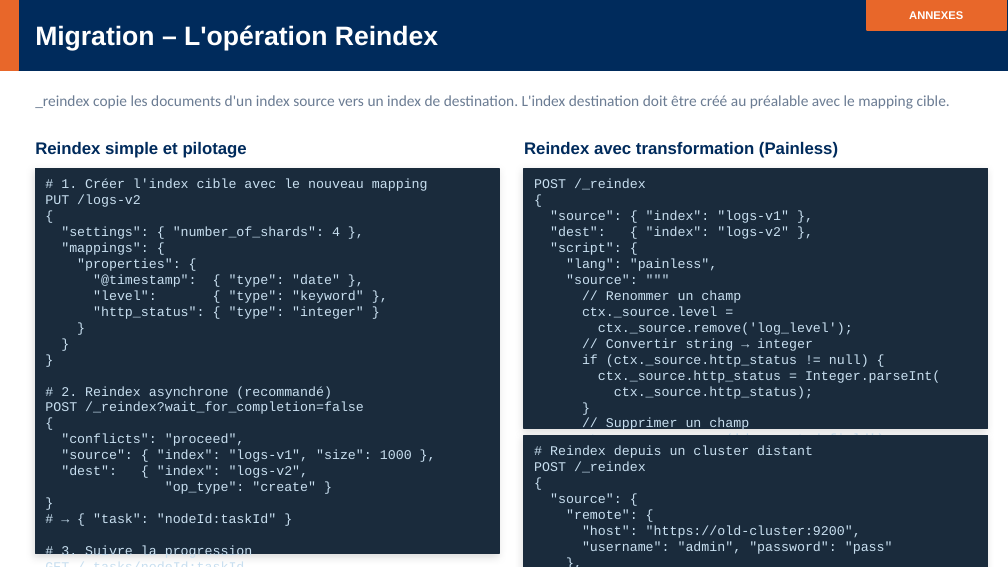
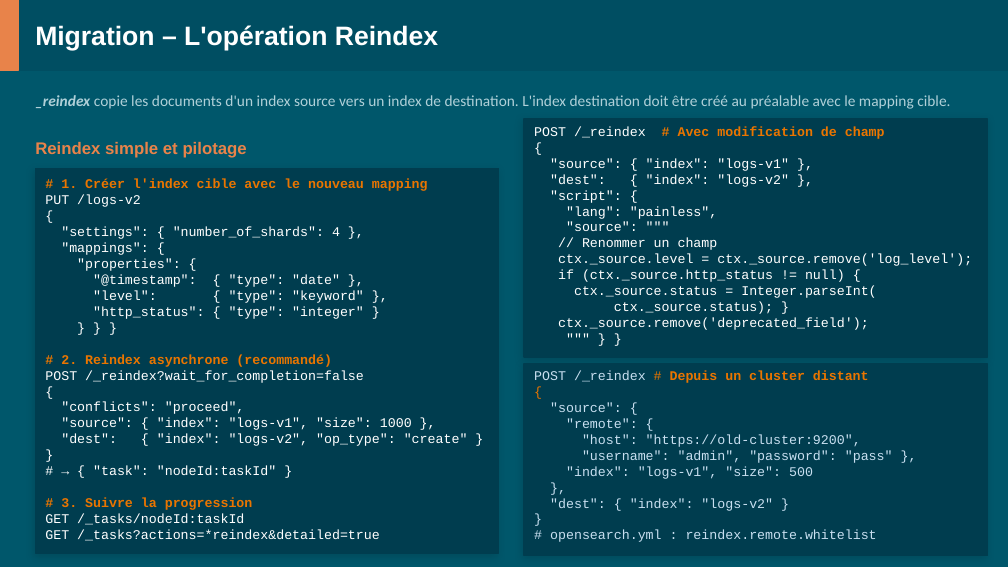
Before and after one commit to dthibau/opensearch, a slide deck: slide 70 of opensearch.pptx (slide 58 before the commit). Drawn at 1008x567 pixels with LibreOffice and Linux fonts; fonts in the diff are those of the drawing. Boxes give left, top, right and bottom in pixels: in the first picture for what was removed or moved away, otherwise in the second. Text is boxed around its words. In the diff, an @@ line names an element or a change of style, - is before the commit and + after.

```diff
--- a/opensearch.pptx
+++ b/opensearch.pptx
@@ background #FFFFFF to #00576B @@
@@ rectangle at bbox=[0, 0, 1008, 71]: fill #002B5C to #004E62; outline #002B5C 1 pt to #004E62 1 pt @@
@@ rectangle at bbox=[0, 0, 18, 71]: fill #E8672A to #E8834A; outline #E8672A 1 pt to #E8834A 1 pt @@
@@ rectangle removed at bbox=[867, 0, 1006, 30] @@
@@ text removed at bbox=[909, 11, 963, 19] @@
-ANNEXES
@@ text "_reindex copie les documents d'un ..." at bbox=[35, 95, 950, 109]: text colour #6B7C93 to #B0D0D8; bold on, italic on in "_reindex" @@
@@ fill #1A2B3C to #003D4F; outline #1A2B3C 1 pt to #003D4F 1 pt in 3 elements at bbox=[35, 168, 499, 553], bbox=[524, 364, 988, 555], bbox=[524, 119, 988, 357] @@
@@ rectangle: place and size @@
-rectangle at bbox=[524, 168, 988, 428]
+rectangle at bbox=[524, 119, 988, 357]
@@ text "Reindex simple et pilotage" at bbox=[35, 142, 247, 158]: text colour #002B5C to #E8834A @@
@@ text removed at bbox=[524, 142, 838, 158] @@
-Reindex avec transformation (Painless)
@@ text at bbox=[534, 126, 885, 139]: text changed; text colour #C8DFF0 to #EA7500; bold on @@
-POST /_reindex
+POST /_reindex # Avec modification de champ
@@ text at bbox=[534, 126, 972, 330]: text changed; text colour #C8DFF0 to #FFFFFF @@
-"""
-}
-}
+""" } }
@@ text "POST /_reindex # Avec modification ...": place and size @@
-text "POST /_reindex # Avec modification ..." at bbox=[534, 179, 940, 432]
+text "POST /_reindex # Avec modification ..." at bbox=[534, 126, 972, 330]
@@ text at bbox=[45, 179, 468, 541]: text changed; text colour #C8DFF0 to #FFFFFF @@
-}
-}
-}
+} } }
@@ text at bbox=[45, 179, 428, 541]: text colour #C8DFF0 to #EA7500, bold on in "# 1. Créer l'index cible avec le ...", "# 2. Reindex asynchrone (recommandé)", "# 3. Suivre la progression"; text colour #C8DFF0 to #FFFFFF in "PUT /logs-v2", "{", ""settings": { "number_of_shards": 4 },", ""mappings": {" and 12 more places @@
@@ text at bbox=[550, 158, 869, 330]: text colour #C8DFF0 to #FFFFFF in "{", ""source": { "index": "logs-v1" },", ""dest": { "index": "logs-v2" },", ""script": {" and 5 more places @@
@@ text at bbox=[558, 254, 972, 266]: text changed; text colour #C8DFF0 to #FFFFFF @@
-ctx._source.level =
-ctx._source.remove('log_level');
-// Convertir string → integer
+ctx._source.level = ctx._source.remove('log_level');
@@ text at bbox=[574, 286, 876, 314]: text changed; text colour #C8DFF0 to #FFFFFF @@
-ctx._source.http_status = Integer.parseInt(
-ctx._source.http_status);
-}
-// Supprimer un champ
+ctx._source.status = Integer.parseInt(
+ctx._source.status); }
@@ rectangle: place and size @@
-rectangle at bbox=[524, 435, 988, 567]
+rectangle at bbox=[524, 364, 988, 555]
@@ text at bbox=[534, 370, 869, 383]: text changed; text colour #C8DFF0 to #EA7500; bold on @@
-# Reindex depuis un cluster distant
-POST /_reindex
+POST /_reindex # Depuis un cluster distant
@@ text "POST /_reindex # Depuis un ...": place and size @@
-text "POST /_reindex # Depuis un ..." at bbox=[534, 446, 893, 554]
+text "POST /_reindex # Depuis un ..." at bbox=[534, 370, 893, 542]
@@ text "POST /_reindex # Depuis un ..." at bbox=[534, 370, 893, 542]: text colour #C8DFF0 to #EA7500 in "{" @@
@@ text at bbox=[61, 434, 468, 446]: text changed; text colour #C8DFF0 to #FFFFFF @@
-"dest": { "index": "logs-v2",
-"op_type": "create" }
+"dest": { "index": "logs-v2", "op_type": "create" }
@@ text at bbox=[582, 450, 893, 463]: text changed @@
-"username": "admin", "password": "pass"
-},
+"username": "admin", "password": "pass" },
```
Also in this commit, not shown: 54 other slides changed, 130 slides added, 8 slides removed, 50 other files.
